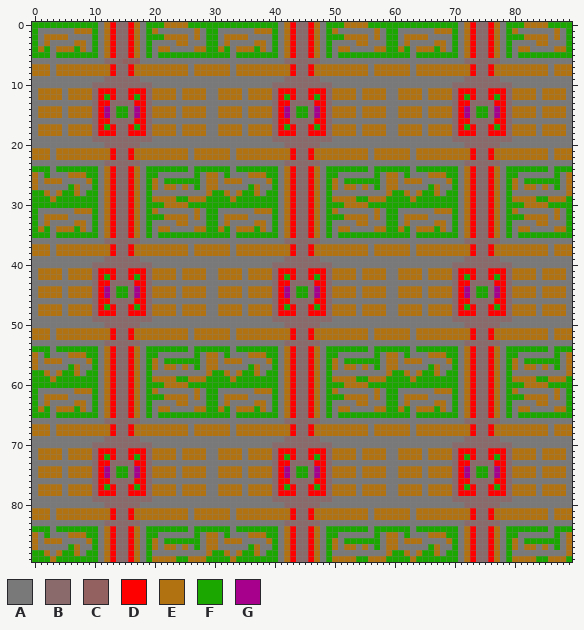
File history of a sprite sheet, map9090.png. The picture above is the old version.
The file is 90x90 pixels. Colours within 5 levels of each other are drawn and written as one.
Palette (. is transparent): A #797979  B #8a6a6a  C #946161  D #ff0000  E #b17312  F #1ca700  G #a6008c
After:
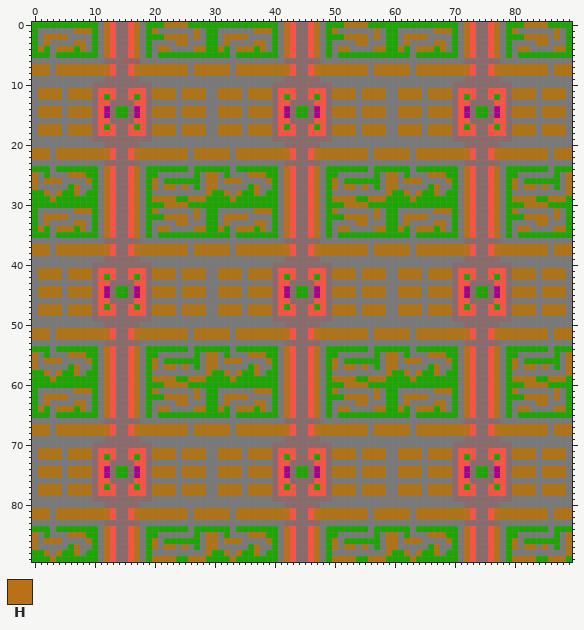
Colours new in this view: H #b97017
Difference:
colour C: #946161 -> #9c605f
colour D: #ff0000 -> #ff5141
y 0..5: x 12 E -> H; x 17 E -> H; x 42 E -> H; x 47 E -> H; x 72 E -> H; x 77 E -> H
y 7..8: x 12 E -> H; x 17 E -> H; x 42 E -> H; x 47 E -> H; x 72 E -> H; x 77 E -> H
y 21..22: x 12 E -> H; x 17 E -> H; x 42 E -> H; x 47 E -> H; x 72 E -> H; x 77 E -> H
y 24..35: x 12 E -> H; x 17 E -> H; x 42 E -> H; x 47 E -> H; x 72 E -> H; x 77 E -> H
y 37..38: x 12 E -> H; x 17 E -> H; x 42 E -> H; x 47 E -> H; x 72 E -> H; x 77 E -> H
y 51..52: x 12 E -> H; x 17 E -> H; x 42 E -> H; x 47 E -> H; x 72 E -> H; x 77 E -> H
y 54..65: x 12 E -> H; x 17 E -> H; x 42 E -> H; x 47 E -> H; x 72 E -> H; x 77 E -> H
y 67..68: x 12 E -> H; x 17 E -> H; x 42 E -> H; x 47 E -> H; x 72 E -> H; x 77 E -> H
y 81..82: x 12 E -> H; x 17 E -> H; x 42 E -> H; x 47 E -> H; x 72 E -> H; x 77 E -> H
y 84..89: x 12 E -> H; x 17 E -> H; x 42 E -> H; x 47 E -> H; x 72 E -> H; x 77 E -> H
Changed places in both pictures, as pixel boxes (x1, y1, x2, y2):
changed: (98, 22, 146, 562)
changed: (278, 22, 326, 562)
changed: (458, 22, 506, 562)
